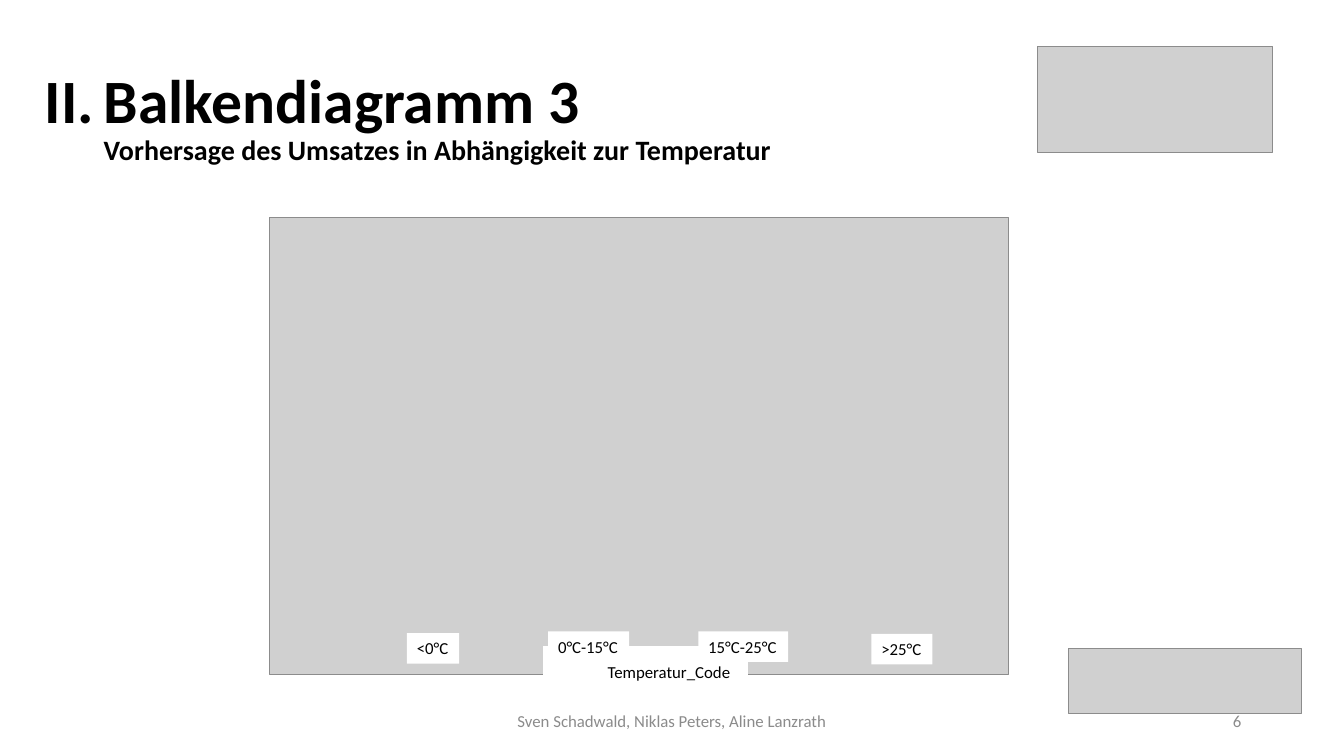
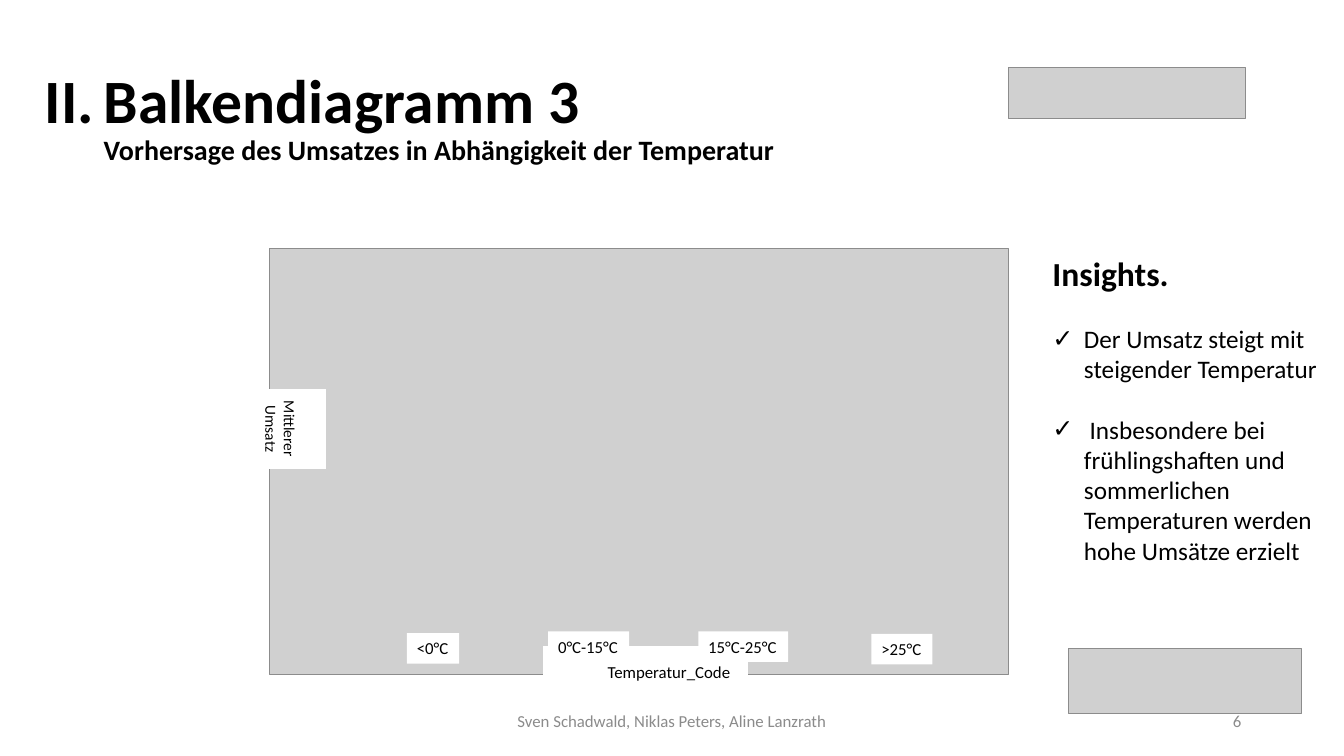
Before and after one commit to Nikiniksn/DataScience-Gruppe_02, a slide deck: slide 6 of Präsentation Gruppe 2.pptx. Drawn at 1344x756 pixels with LibreOffice and Linux fonts; fonts in the diff are those of the drawing; grey boxes stand for pictures. Boxes give left, top, right and bottom in pixels: in the first picture for what was removed or moved away, otherwise in the second. Text is boxed around its words. In the diff, an @@ line names an element or a change of style, - is before the commit and + after.

```diff
--- a/Präsentation Gruppe 2.pptx
+++ b/Präsentation Gruppe 2.pptx
@@ picture removed at (1037,46,1273,152) @@
@@ title at (104,79,774,165): text changed @@
-II. Balkendiagramm 3
-    Vorhersage des Umsatzes in Abhängigkeit zur Temperatur
+II. Balkendiagramm 3
+    Vorhersage des Umsatzes in Abhängigkeit der Temperatur
@@ picture added at (1009,68,1246,119) @@
@@ picture: place and size @@
-picture at (270,218,1009,675)
+picture at (270,249,1009,675)
@@ text added at (1052,262,1317,561), 18 pt, text #000000 @@
+Insights.
+✓ Der Umsatz steigt mit steigender Temperatur
+✓ Insbesondere bei frühlingshaften und sommerlichen Temperaturen werden hohe Umsätze erzielt
@@ rectangle added at (236,390,326,468), fill #FFFFFF, outline #FFFFFF 1 pt, 11 pt, text #000000 @@
+Mittlerer Umsatz
```
Also in this commit, not shown: 5 other slides changed, 1 slide added.
